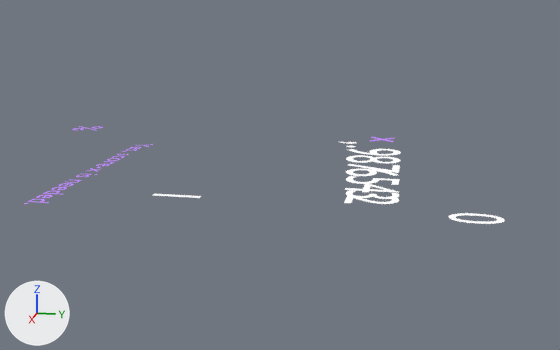
What one commit did to the Blender file rendermarker.numbers_score.blend.
Before and after are seen from a 50 mm lens placed at (7.36, 2.59, 2.18), pointed at (1.19, 1.35, 0.63). Every picture has the same lights, and +X, +Y and +Z are marked at lower left. Text is drawn in Blender's own font.

In view in the first picture: 'Text.001', 'Text.040', 'Text.041', 'Text.042', 'Text.043', 'Text.044', 'Text.045', 'Text.049', 'Text.055', 'Text.056', 'Text.074'.
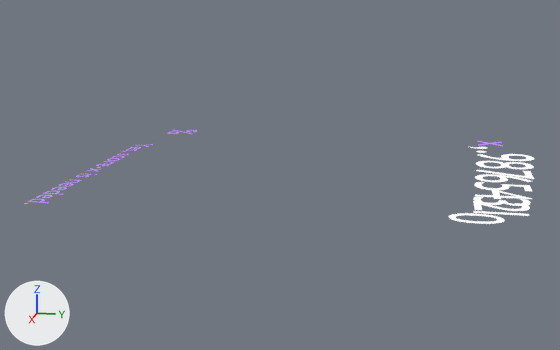
What differs and where, as boxes [x1, y1, x2, y2] in the pictures (560 x 350 px):
```json
{"object": "Text.055", "change": "reshaped, moved", "before": [346, 155, 400, 164], "after": [476, 161, 534, 169]}
{"object": "Text.045", "change": "reshaped, moved", "before": [346, 169, 398, 176], "after": [475, 174, 532, 182], "on screen": "9% wider, 12% taller"}
{"object": "Text.043", "change": "reshaped, moved", "before": [345, 184, 399, 193], "after": [475, 190, 532, 199]}
{"object": "Text.042", "change": "reshaped, moved", "before": [346, 190, 399, 199], "after": [473, 197, 530, 206], "on screen": "7% wider"}
{"object": "Text.044", "change": "reshaped, moved", "before": [346, 176, 400, 185], "after": [474, 182, 532, 191], "on screen": "7% wider"}
{"object": "Text.056", "change": "reshaped, moved", "before": [348, 149, 401, 156], "after": [478, 154, 534, 161]}
{"object": "Text.041", "change": "reshaped, moved", "before": [344, 196, 399, 204], "after": [473, 201, 530, 211]}
{"object": "Text.049", "change": "reshaped, moved", "before": [348, 164, 400, 173], "after": [476, 170, 534, 179], "on screen": "11% wider"}
{"object": "Text.040", "change": "reshaped, moved", "before": [153, 194, 201, 198], "after": [473, 211, 529, 216], "on screen": "16% wider, 20% taller"}
{"object": "Text.075", "change": "moved", "before": [370, 137, 395, 142], "after": [477, 141, 503, 146]}
{"object": "Text.001", "change": "moved", "before": [72, 126, 103, 130], "after": [168, 130, 197, 134]}
{"object": "Text.074", "change": "reshaped, moved", "before": [339, 141, 357, 144], "after": [468, 146, 487, 149]}
```

The change, as JSON lines over the scene's bpy script:
```json
{"op": "set", "path": "txt_text_041.align_y", "old": "'CENTER'", "new": "'BOTTOM_BASELINE'"}
{"op": "set", "path": "txt_text_042.align_y", "old": "'CENTER'", "new": "'BOTTOM_BASELINE'"}
{"op": "set", "path": "txt_text_043.align_y", "old": "'CENTER'", "new": "'BOTTOM_BASELINE'"}
{"op": "set", "path": "txt_text_044.align_y", "old": "'CENTER'", "new": "'BOTTOM_BASELINE'"}
{"op": "set", "path": "txt_text_046.align_y", "old": "'CENTER'", "new": "'BOTTOM_BASELINE'"}
{"op": "set", "path": "txt_text_047.align_y", "old": "'CENTER'", "new": "'BOTTOM_BASELINE'"}
{"op": "set", "path": "txt_text_048.align_y", "old": "'CENTER'", "new": "'BOTTOM_BASELINE'"}
{"op": "set", "path": "txt_text_049.align_y", "old": "'CENTER'", "new": "'BOTTOM_BASELINE'"}
{"op": "set", "path": "txt_text_051.align_y", "old": "'CENTER'", "new": "'BOTTOM_BASELINE'"}
{"op": "set", "path": "txt_text_014.align_y", "old": "'CENTER'", "new": "'BOTTOM_BASELINE'"}
{"op": "set", "path": "ob_text_001.location", "old": "(-0.001, -1.038, 0.734)", "new": "(-0.001, -0.017, 0.734)"}
{"op": "set", "path": "ob_text_040.location", "old": "(0.0, 0.0, 0.064)", "new": "(0.0, 3.0, 0.064)"}
{"op": "set", "path": "ob_text_041.location", "old": "(0.0, 2.0, 0.129)", "new": "(0.0, 3.0, 0.129)"}
{"op": "set", "path": "ob_text_042.location", "old": "(0.0, 2.0, 0.179)", "new": "(0.0, 3.0, 0.179)"}
{"op": "set", "path": "ob_text_043.location", "old": "(0.0, 2.0, 0.247)", "new": "(0.0, 3.0, 0.247)"}
{"op": "set", "path": "ob_text_044.location", "old": "(0.0, 2.0, 0.323)", "new": "(0.0, 3.0, 0.323)"}
{"op": "set", "path": "ob_text_045.location", "old": "(0.0, 2.0, 0.403)", "new": "(0.0, 3.0, 0.403)"}
{"op": "set", "path": "ob_text_049.location", "old": "(0.0, 2.0, 0.454)", "new": "(0.0, 3.0, 0.454)"}
{"op": "set", "path": "ob_text_055.location", "old": "(0.0, 2.0, 0.535)", "new": "(0.0, 3.0, 0.535)"}
{"op": "set", "path": "ob_text_056.location", "old": "(0.0, 2.0, 0.611)", "new": "(0.0, 3.0, 0.611)"}
{"op": "set", "path": "ob_text_074.location", "old": "(0.0, 2.0, 0.691)", "new": "(0.0, 3.0, 0.691)"}
{"op": "set", "path": "ob_text_075.location", "old": "(0.0, 2.0, 0.734)", "new": "(0.0, 3.0, 0.734)"}
```
